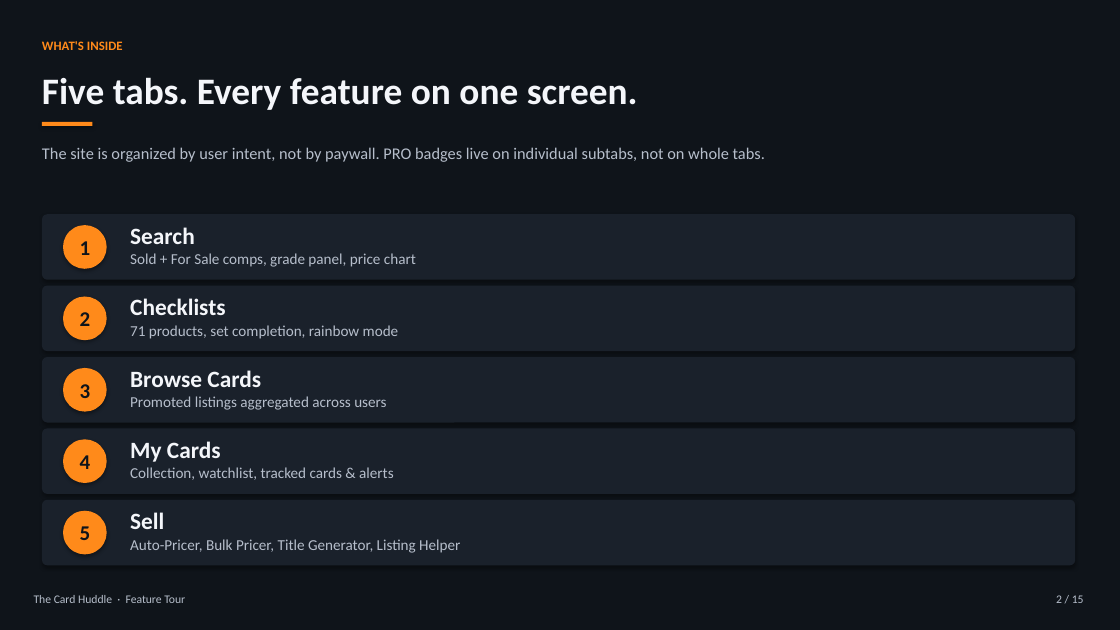
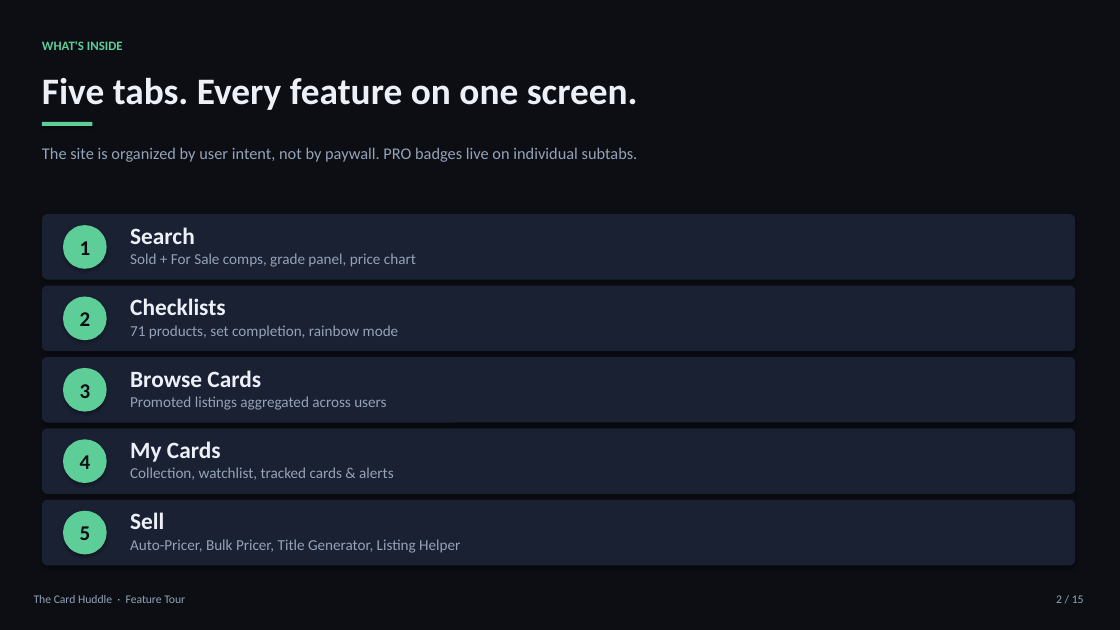
Before and after one commit to PeytonFrankeCode/FbAi, a slide deck: slide 2 of the-card-huddle-feature-tour.pptx. Drawn at 1120x630 pixels with LibreOffice and Linux fonts; fonts in the diff are those of the drawing. Boxes give left, top, right and bottom in pixels: in the first picture for what was removed or moved away, otherwise in the second. Text is boxed around its words. In the diff, an @@ line names an element or a change of style, - is before the commit and + after.

```diff
--- a/the-card-huddle-feature-tour.pptx
+++ b/the-card-huddle-feature-tour.pptx
@@ rectangle at (0, 0, 1120, 630): fill #0F141A to #0C0E14 @@
@@ text "WHAT'S INSIDE" at (42, 41, 123, 50): text colour #FF8A1A to #5ECE99 @@
@@ text at (42, 147, 638, 162): text changed; text colour #B6BECB to #94A3B8 @@
-The site is organized by user intent, not by paywall. PRO badges live on individual subtabs, not on whole tabs.
+The site is organized by user intent, not by paywall. PRO badges live on individual subtabs.
@@ fill #1A212B to #1A2133 in 5 elements at (42, 214, 1075, 280), (42, 286, 1075, 351), (42, 357, 1075, 423), (42, 429, 1075, 494), (42, 500, 1075, 565) @@
@@ text colour #F4F6FA to #EDF0F7 in 6 elements at (42, 77, 638, 110), (130, 227, 195, 244), (130, 298, 226, 315), (130, 370, 261, 387), (130, 441, 221, 462), (130, 512, 164, 529) @@
@@ text colour #0F141A to #0C0E14 in 5 elements at (80, 241, 91, 255), (80, 312, 91, 326), (80, 384, 91, 398), (80, 455, 91, 469), (80, 526, 91, 540) @@
@@ fill #FF8A1A to #5ECE99 in 6 elements at (42, 122, 92, 126), (63, 225, 107, 269), (63, 297, 107, 340), (63, 368, 107, 412), (63, 439, 107, 483), (63, 511, 107, 555) @@
@@ text colour #B6BECB to #94A3B8 in 7 elements at (130, 253, 416, 267), (130, 325, 399, 339), (130, 396, 386, 410), (130, 467, 394, 480), (130, 539, 460, 553), (34, 595, 185, 603), (1056, 595, 1084, 603) @@
```
Also in this commit, not shown: 14 other slides changed.
